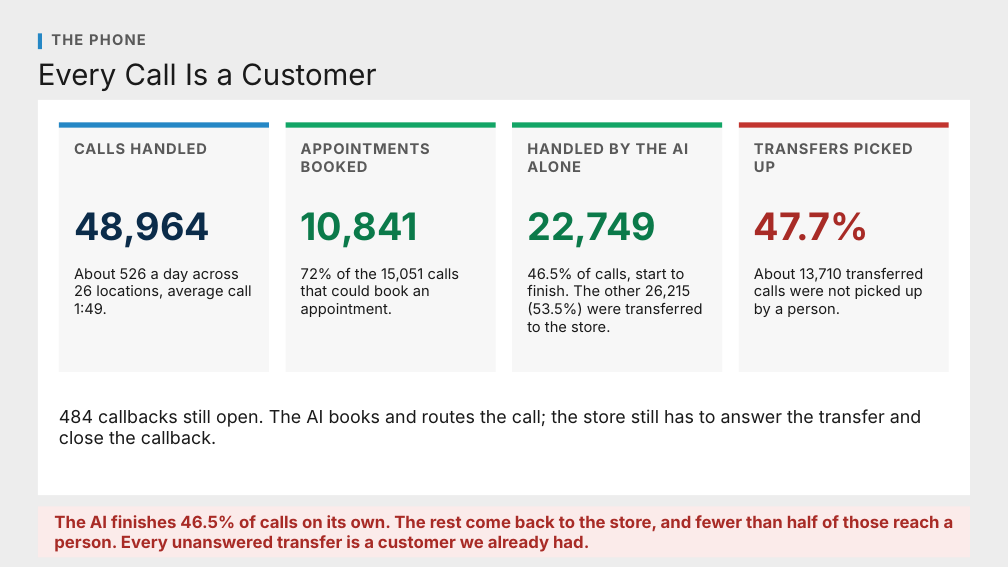
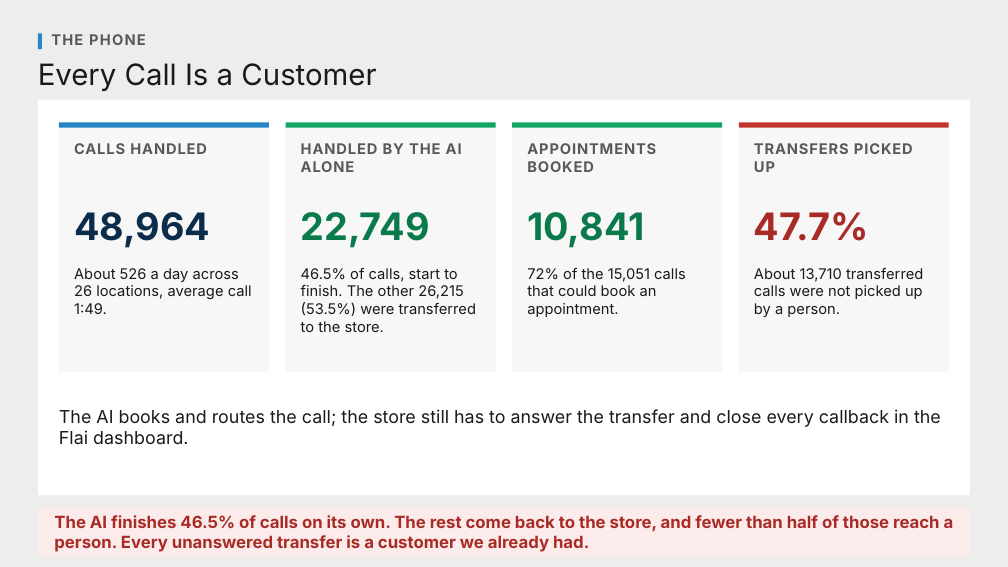
Before and after one commit to Ndresner/Noah, a slide deck: slide 1 of day2-deck/decks/Phone Handling - Preview.pptx. Drawn at 1008x567 pixels with LibreOffice and Linux fonts; fonts in the diff are those of the drawing. Boxes give left, top, right and bottom in pixels: in the first picture for what was removed or moved away, otherwise in the second. Text is boxed around its words. In the diff, an @@ line names an element or a change of style, - is before the commit and + after.

```diff
--- a/day2-deck/decks/Phone Handling - Preview.pptx
+++ b/day2-deck/decks/Phone Handling - Preview.pptx
@@ text at box(301, 143, 462, 172): text changed @@
-APPOINTMENTS BOOKED
+HANDLED BY THE AI ALONE
@@ text at box(527, 143, 656, 172): text changed @@
-HANDLED BY THE AI ALONE
+APPOINTMENTS BOOKED
@@ text at box(301, 212, 430, 248): text changed @@
-10,841
+22,749
@@ text at box(527, 212, 644, 248): text changed @@
-22,749
+10,841
@@ text at box(301, 268, 476, 332): text changed @@
-72% of the 15,051 calls that could book an appointment.
+46.5% of calls, start to finish. The other 26,215 (53.5%) were transferred to the store.
@@ text at box(527, 268, 686, 317): text changed @@
-46.5% of calls, start to finish. The other 26,215 (53.5%) were transferred to the store.
+72% of the 15,051 calls that could book an appointment.
@@ text at box(59, 409, 941, 445): text changed @@
-484 callbacks still open. The AI books and routes the call; the store still has to answer the transfer and close the callback.
+The AI books and routes the call; the store still has to answer the transfer and close every callback in the Flai dashboard.
```
Also in this commit, not shown: 1 other file.
